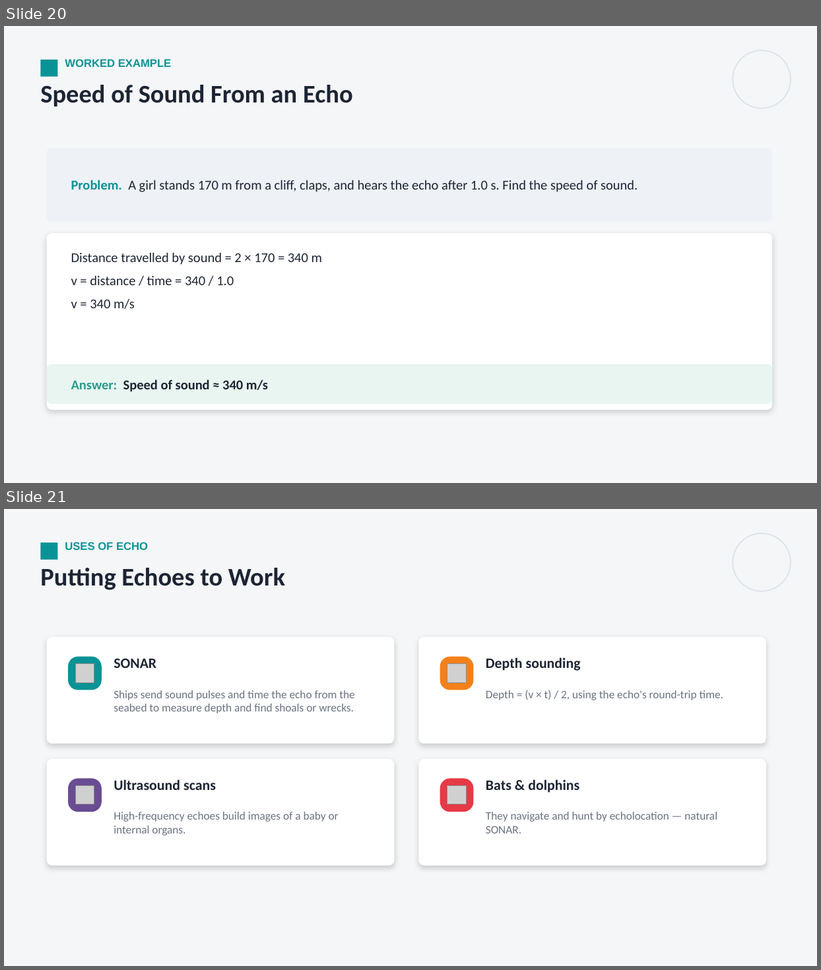
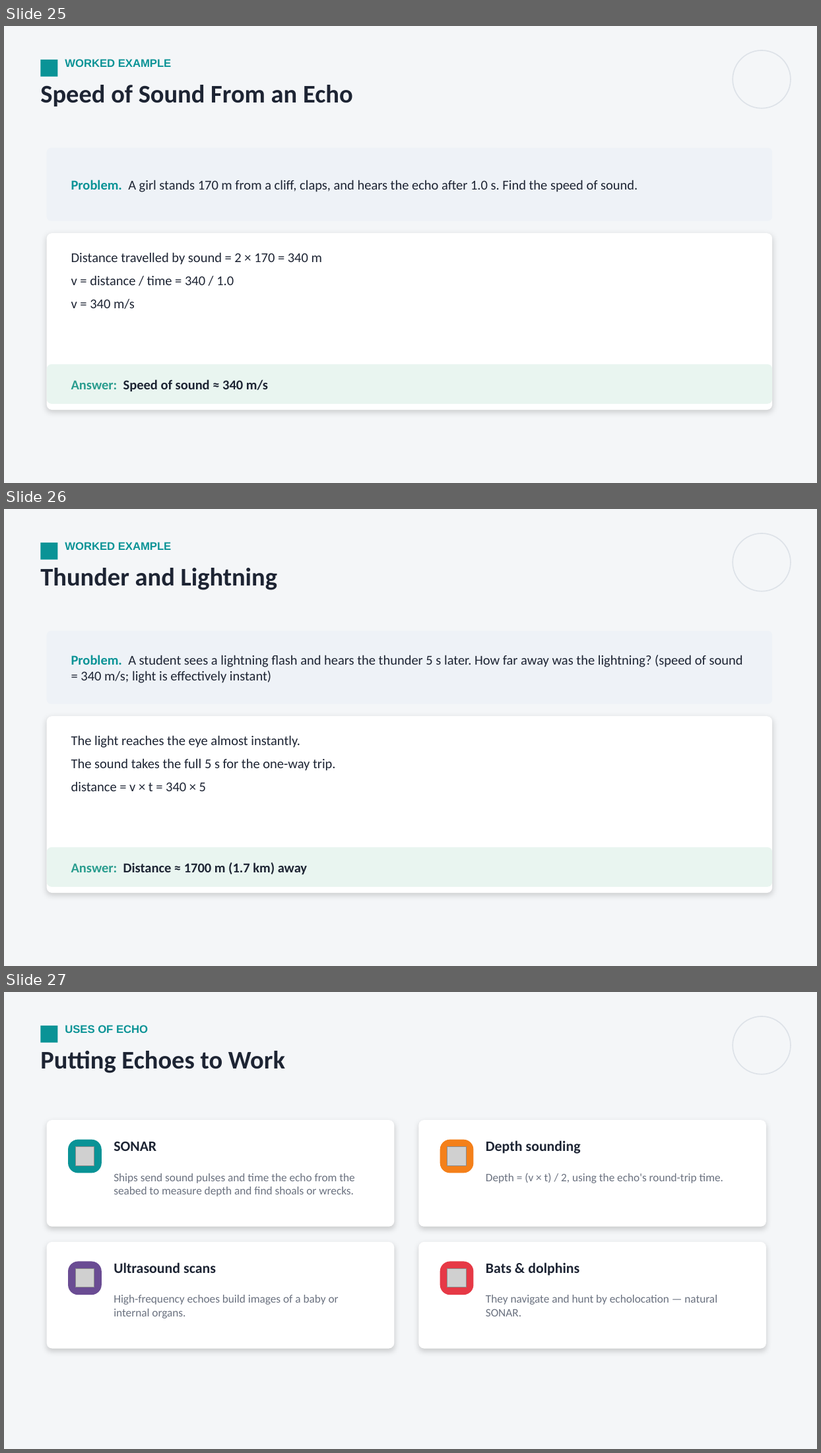
Before and after one commit to parmeshwars2911/MyFirstAR, a slide deck: ppt/Grade10/G10_S62_Sound_1.pptx. Shown one above the other, each under a label of ours: slides 20 and 21 before the commit, slides 25, 26 and 27 after it. The pictures are 821x970 and 821x1453 pixels, drawn with LibreOffice and Linux fonts; fonts in the diff are those of the drawing; grey boxes stand for pictures. Boxes give left, top, right and bottom in pixels: in the first picture for what was removed or moved away, otherwise in the second. Text is boxed around its words. In the diff, an @@ line names an element or a change of style, - is before the commit and + after.

```diff
--- a/ppt/Grade10/G10_S62_Sound_1.pptx
+++ b/ppt/Grade10/G10_S62_Sound_1.pptx
@@ slide 26 added at (4,509,817,966), background #F4F6F8 @@
@@ rectangle added at (40,543,57,560), fill #0A9396 @@
@@ text added at (65,542,171,550), 13 pt, text #0A9396, bold @@
+WORKED EXAMPLE
@@ ellipse added at (733,533,791,591), outline #DDE2E8 1.25 pt @@
@@ text added at (40,568,277,590), 30 pt, text #1D2433, bold @@
+Thunder and Lightning
@@ rounded rectangle added at (47,631,773,704), fill #EEF2F7 @@
@@ text added at (71,655,743,683), 16 pt, text #1D2433 @@
+Problem. A student sees a lightning flash and hears the thunder 5 s later. How far away was the lightning? (speed of sound = 340 m/s; light is effectively instant)
@@ rounded rectangle added at (47,716,773,893), fill #FFFFFF @@
@@ text added at (71,735,336,791), 16 pt, text #1D2433 @@
+The light reaches the eye almost instantly.
+The sound takes the full 5 s for the one-way trip.
+distance = v × t = 340 × 5
@@ rounded rectangle added at (47,848,773,887), fill #E9F5F0 @@
@@ text added at (71,863,307,875), 16 pt, text #1D2433, bold @@
+Answer: Distance ≈ 1700 m (1.7 km) away
@@ what was slide 20 is now slide 25 @@
@@ what was slide 21 is now slide 27 @@
```
Also in this commit, not shown: 1 slide changed, 7 other slides added, 2 other files.
